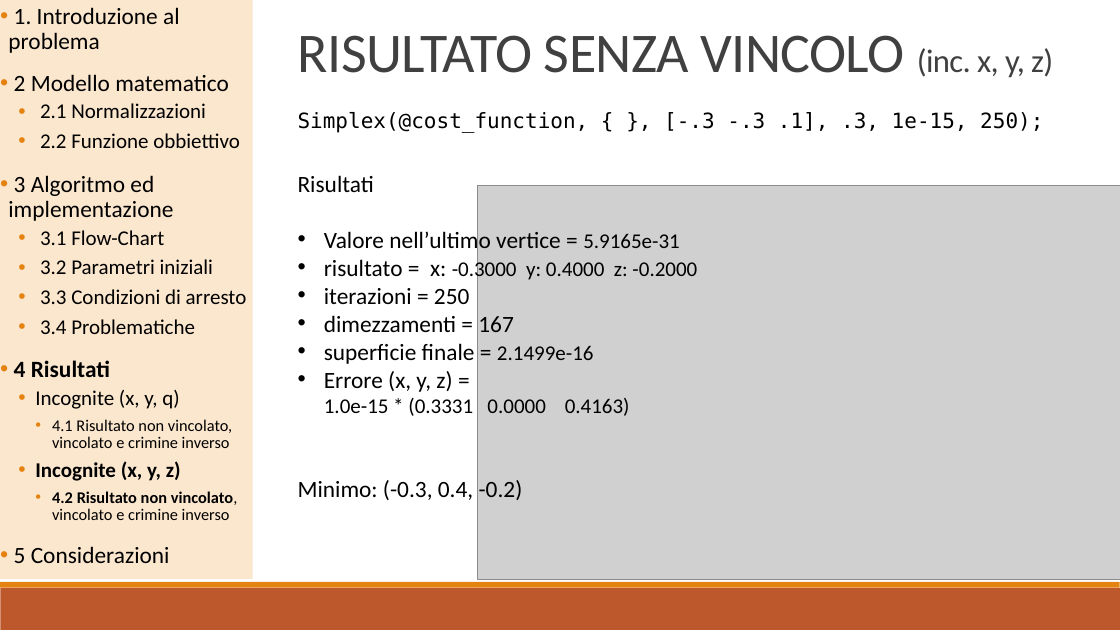
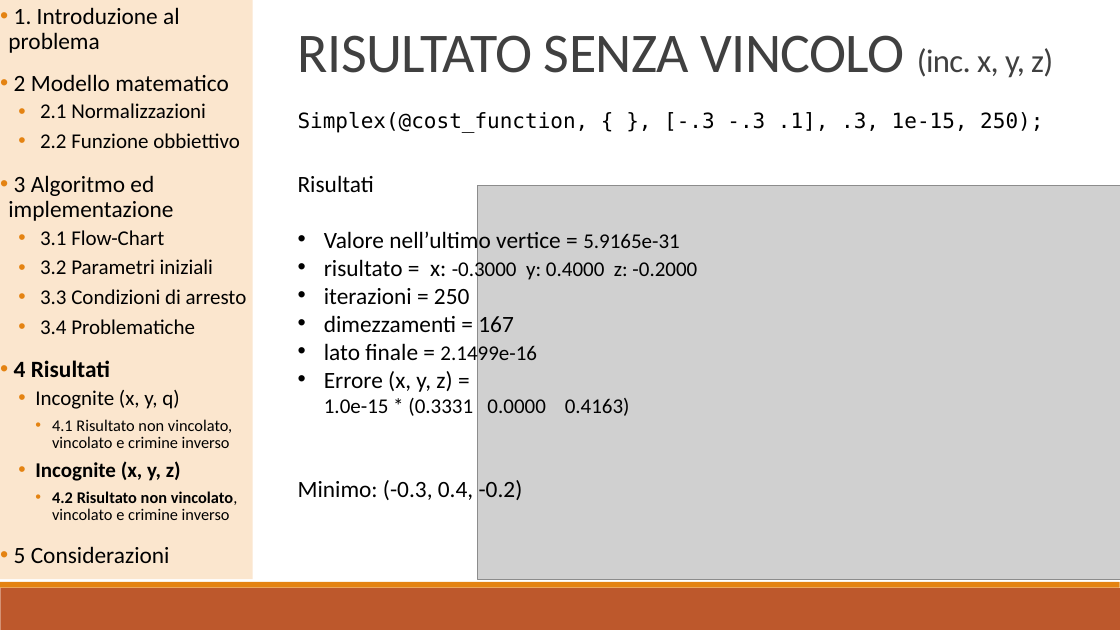
Before and after one commit to baldimario/Simplex, a slide deck: slide 18 of IDENTICAZIONE SISTEMA DI CARICHE PUNTIFORMI DA MISURE DI.pptx. Drawn at 1120x630 pixels with LibreOffice and Linux fonts; fonts in the diff are those of the drawing; grey boxes stand for pictures. Boxes give left, top, right and bottom in pixels: in the first picture for what was removed or moved away, otherwise in the second. Text is boxed around its words. In the diff, an @@ line names an element or a change of style, - is before the commit and + after.

```diff
--- a/IDENTICAZIONE SISTEMA DI CARICHE PUNTIFORMI DA MISURE DI.pptx
+++ b/IDENTICAZIONE SISTEMA DI CARICHE PUNTIFORMI DA MISURE DI.pptx
@@ text at (324,342,537,366): text changed @@
-• superficie finale = 2.1499e-16
+• lato finale = 2.1499e-16
```
Also in this commit, not shown: 4 other slides changed.
